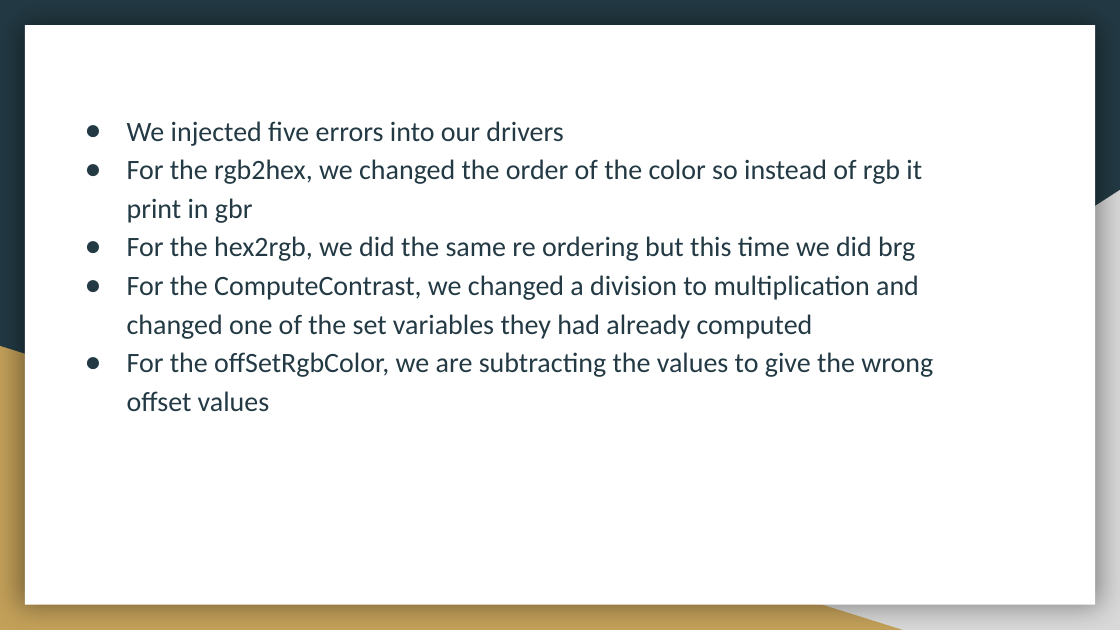
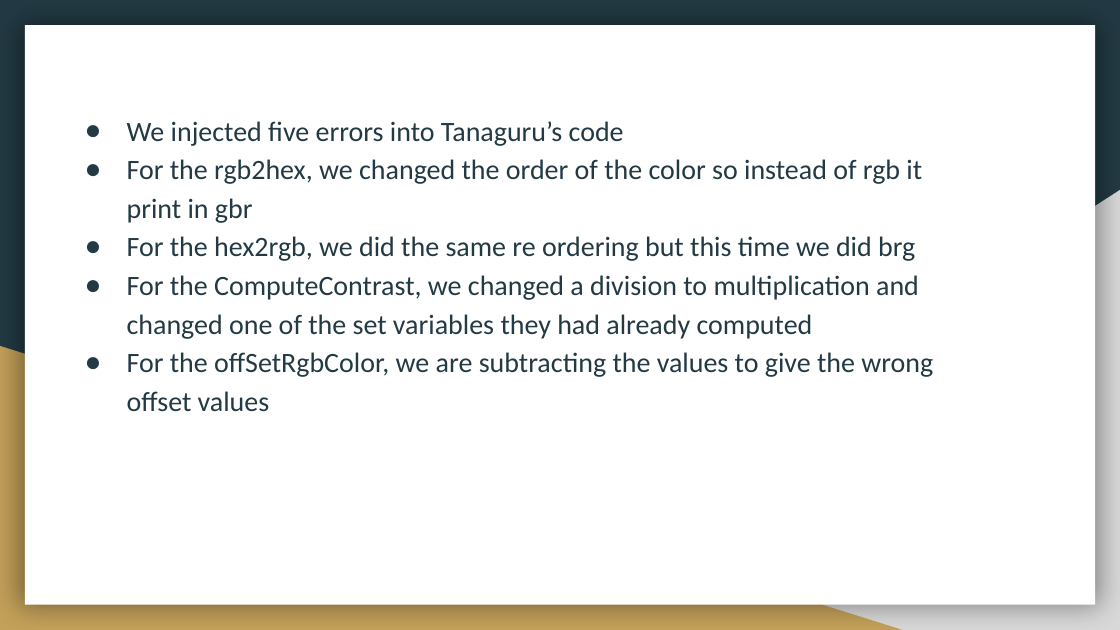
Before and after one commit to csci-362-02-2019/CargoPants, a slide deck: slide 17 of DeliverableReports/CargoPants_presentation.pptx. Drawn at 1120x630 pixels with LibreOffice and Linux fonts; fonts in the diff are those of the drawing. Boxes give left, top, right and bottom in pixels: in the first picture for what was removed or moved away, otherwise in the second. Text is boxed around its words. In the diff, an @@ line names an element or a change of style, - is before the commit and + after.

```diff
--- a/DeliverableReports/CargoPants_presentation.pptx
+++ b/DeliverableReports/CargoPants_presentation.pptx
@@ text at (127,121,624,146): text changed @@
-● We injected five errors into our drivers
+● We injected five errors into Tanaguru’s code
```
Also in this commit, not shown: 2 other slides changed.
